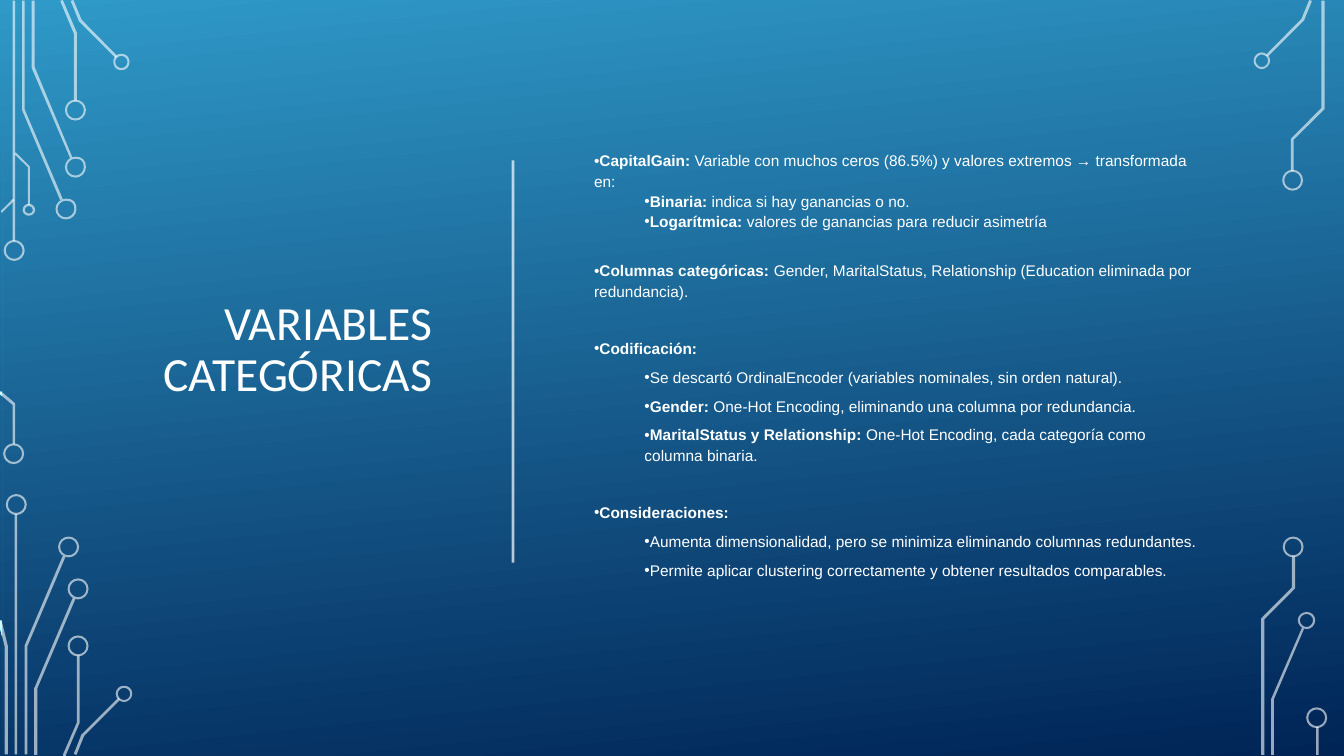
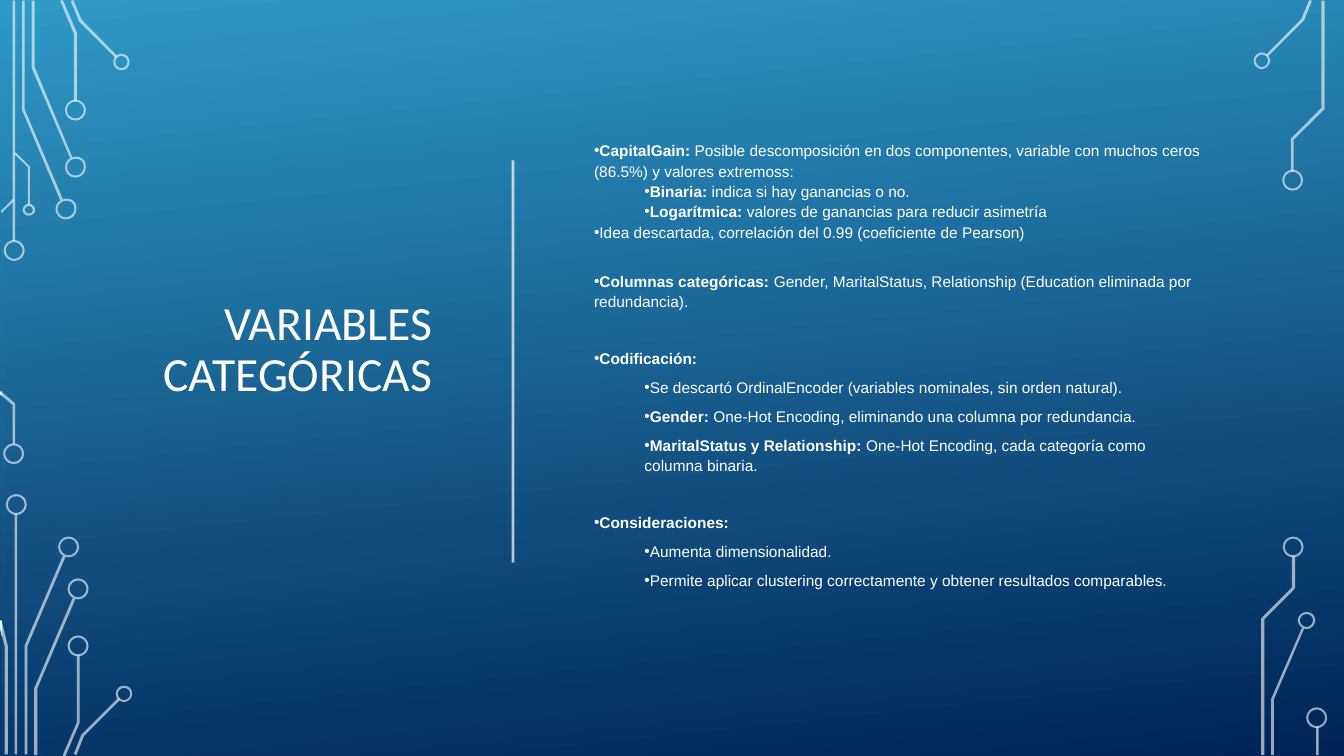
Before and after one commit to lauragagonzalez/Aprendizaje-Autom-tico, a slide deck: slide 7 of MACHINE LEARNING.pptx. Drawn at 1344x756 pixels with LibreOffice and Linux fonts; fonts in the diff are those of the drawing; background and template pictures are left out. Boxes give left, top, right and bottom in pixels: in the first picture for what was removed or moved away, otherwise in the second. Text is boxed around its words. In the diff, an @@ line names an element or a change of style, - is before the commit and + after.

```diff
--- a/MACHINE LEARNING.pptx
+++ b/MACHINE LEARNING.pptx
@@ text at box(594, 144, 1200, 180): text changed @@
-• CapitalGain: Variable con muchos ceros (86.5%) y valores extremos → transformada en:
+• CapitalGain: Posible descomposición en dos componentes, variable con muchos ceros (86.5%) y valores extremoss:
@@ text at box(594, 226, 1025, 241): paragraph added @@
+• Idea descartada, correlación del 0.99 (coeficiente de Pearson)
@@ text at box(644, 546, 832, 557): text changed @@
-  • Aumenta dimensionalidad, pero se minimiza eliminando columnas redundantes.
+  • Aumenta dimensionalidad.
```
Also in this commit, not shown: 5 other slides changed, 1 slide added, 1 slide removed.
